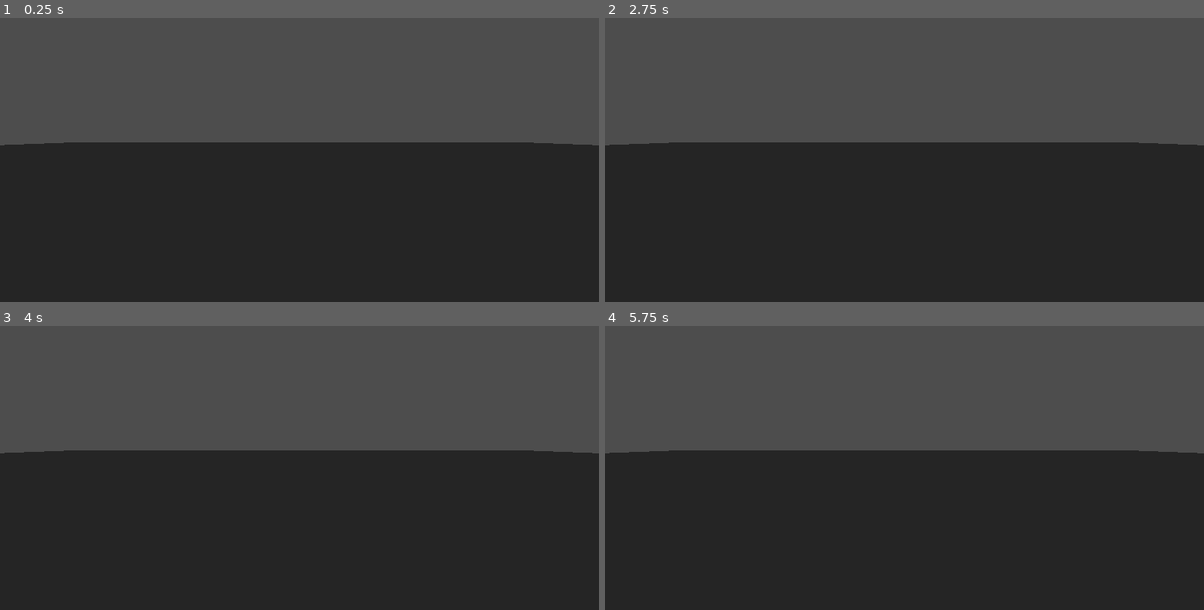
Above: before the commit, frames 1-4 (two rows, left to right).
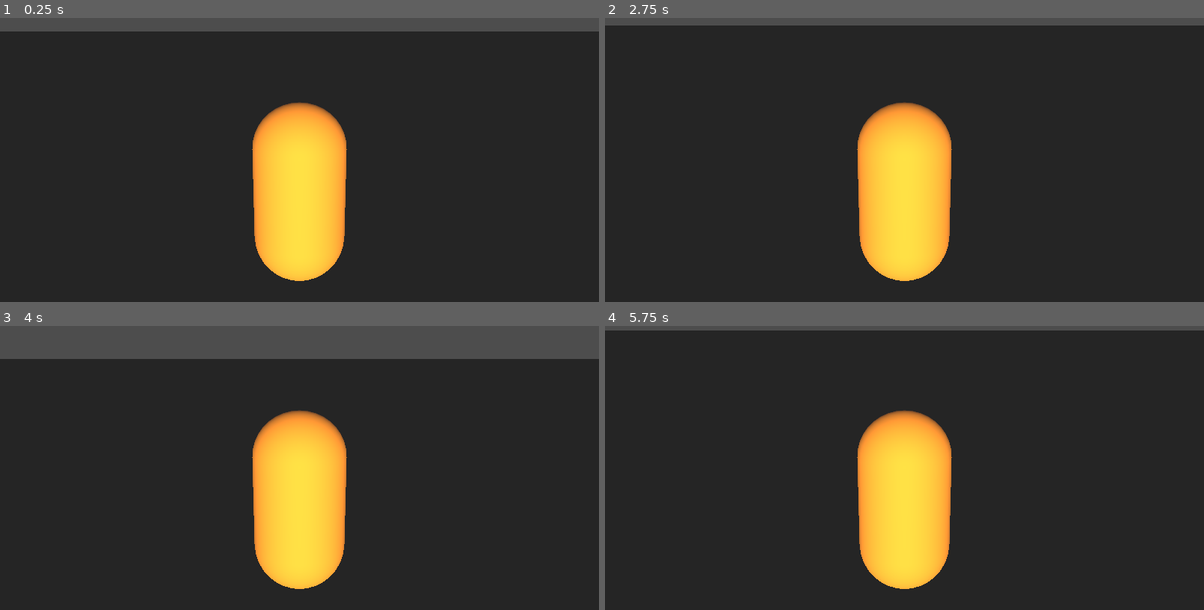
Above: after the commit, the same moments.

Repository: ImNyar/ONLYHEXAGONS
Game: Godot game, scene res://Scenes/game.tscn
Same seed, same stepped clock (60 frames per second), same inputs: the game is played once before the commit and once after it. Before the commit the project starts from res://game.tscn.
Inputs:
- Up to frame 1 (0.25 s): no input
- Up to frame 2 (2.75 s): tap Enter (ui_accept) at 0.5, 0.77, 1.25, 1.52, 2 s; hold Right (ui_right) 0.53-1.28 s; hold Down (ui_down) 1.28-2.03 s; hold Right (ui_right) from 2.03 s (still down)
- Up to frame 3 (4 s): release Right (ui_right) at 2.78 s; hold Up (ui_up) 2.78-3.53 s; tap Enter (ui_accept) at 3.02, 3.77 s; hold Left (ui_left) from 3.53 s (still down)
- Up to frame 4 (5.75 s): tap Enter (ui_accept) at 4.25, 4.52 s; release Left (ui_left) at 5.03 s; hold Down (ui_down) from 5.03 s (still down)

The runs differ from the first frame. In frame 1, 46% of the frame differs, in the area x 0-100%, y 4-93%; in frame 2, 48%; in frame 3, 39%; in frame 4, 49%, in the area x 0-100%, y 1-93%.

Commit message:
Playing around with draging an ddropping, some files got corrupted, will expand on player and lighting

Diff:
--- a/CSGCylinder3D.gd
+++ /dev/null
@@ -1,11 +0,0 @@
-extends CSGCylinder3D
-
-
-# Called when the node enters the scene tree for the first time.
-func _ready():
-	pass # Replace with function body.
-
-
-# Called every frame. 'delta' is the elapsed time since the previous frame.
-func _process(delta):
-	pass
--- a/Player.tscn
+++ /dev/null
@@ -1,3 +0,0 @@
-[gd_scene format=3 uid="uid://d4k5qnj2gaa6k"]
-
-[node name="Node2D" type="Node2D"]
--- /dev/null
+++ b/Scenes/Player.tscn
@@ -0,0 +1,28 @@
+[gd_scene load_steps=6 format=3 uid="uid://dp5sx6fjvj02m"]
+
+[ext_resource type="Script" path="res://Scripts/CharacterBody3D.gd" id="1_jaomw"]
+
+[sub_resource type="CapsuleShape3D" id="CapsuleShape3D_yiv7x"]
+
+[sub_resource type="CapsuleMesh" id="CapsuleMesh_43uo6"]
+
+[sub_resource type="Environment" id="Environment_qfgng"]
+
+[sub_resource type="CameraAttributesPhysical" id="CameraAttributesPhysical_vprtl"]
+
+[node name="Player" type="Node3D"]
+
+[node name="CharacterBody3D" type="CharacterBody3D" parent="."]
+transform = Transform3D(1.5, 0, 0, 0, 1.5, 0, 0, 0, 1.5, -2.39372, 3.15469, -3.41729)
+script = ExtResource("1_jaomw")
+
+[node name="CollisionShape3D" type="CollisionShape3D" parent="CharacterBody3D"]
+shape = SubResource("CapsuleShape3D_yiv7x")
+
+[node name="MeshInstance3D" type="MeshInstance3D" parent="CharacterBody3D/CollisionShape3D"]
+mesh = SubResource("CapsuleMesh_43uo6")
+
+[node name="Camera3D" type="Camera3D" parent="CharacterBody3D"]
+transform = Transform3D(0.666667, 0, 0, 0, 0.643951, 0.172546, 0, -0.172546, 0.643951, 0, 2, 5)
+environment = SubResource("Environment_qfgng")
+attributes = SubResource("CameraAttributesPhysical_vprtl")
--- /dev/null
+++ b/Scenes/game.tscn
@@ -0,0 +1,29 @@
+[gd_scene load_steps=4 format=3 uid="uid://b116fsejid2pt"]
+
+[ext_resource type="PackedScene" uid="uid://dp5sx6fjvj02m" path="res://Scenes/Player.tscn" id="1_41vm8"]
+
+[sub_resource type="Environment" id="Environment_14ig2"]
+
+[sub_resource type="CameraAttributesPhysical" id="CameraAttributesPhysical_yn88e"]
+
+[node name="Game" type="Node3D"]
+
+[node name="CSGBox3D" type="CSGBox3D" parent="."]
+use_collision = true
+size = Vector3(200, 0.01, 200)
+
+[node name="Player2" parent="." instance=ExtResource("1_41vm8")]
+
+[node name="DirectionalLight3D" type="DirectionalLight3D" parent="."]
+transform = Transform3D(1, 0, 0, 0, 1, 0, 0, 0, 1, 0.233826, 86.7442, -0.123787)
+light_color = Color(0.900151, 0.522819, 0.118978, 1)
+light_energy = 10.0
+
+[node name="CSGBox3D2" type="CSGBox3D" parent="."]
+transform = Transform3D(1, 0, 0, 0, 1, 0, 0, 0, 1, 67.333, 0.01, 11.459)
+use_collision = true
+size = Vector3(135.665, 0.5, 23.917)
+
+[node name="WorldEnvironment" type="WorldEnvironment" parent="."]
+environment = SubResource("Environment_14ig2")
+camera_attributes = SubResource("CameraAttributesPhysical_yn88e")
--- a/CharacterBody3D.gd
+++ b/Scripts/CharacterBody3D.gd
@@ -2,7 +2,7 @@
 
 
 const SPEED = 20.0
-const JUMP_VELOCITY = 20
+const JUMP_VELOCITY = 10
 
 # Get the gravity from the project settings to be synced with RigidBody nodes.
 var gravity = ProjectSettings.get_setting("physics/3d/default_gravity")
--- a/game.tscn
+++ /dev/null
@@ -1,43 +0,0 @@
-[gd_scene load_steps=8 format=3 uid="uid://dx53dkbm8x1sy"]
-
-[ext_resource type="Script" path="res://CharacterBody3D.gd" id="1_8143r"]
-
-[sub_resource type="CapsuleShape3D" id="CapsuleShape3D_rvqdx"]
-
-[sub_resource type="CapsuleMesh" id="CapsuleMesh_dusu1"]
-
-[sub_resource type="Environment" id="Environment_x100h"]
-
-[sub_resource type="CameraAttributesPhysical" id="CameraAttributesPhysical_n4n1x"]
-
-[sub_resource type="Environment" id="Environment_qjq68"]
-
-[sub_resource type="CameraAttributesPhysical" id="CameraAttributesPhysical_xti2a"]
-
-[node name="Node3D" type="Node3D"]
-transform = Transform3D(1, 0, 0, 0, 1, 0, 0, 0, 1, 1.51764, 1.20337, -0.0863562)
-
-[node name="CharacterBody3D" type="CharacterBody3D" parent="."]
-transform = Transform3D(1.5, 0, 0, 0, 1.5, 0, 0, 0, 1.5, 0, 5, 0)
-script = ExtResource("1_8143r")
-
-[node name="CollisionShape3D" type="CollisionShape3D" parent="CharacterBody3D"]
-transform = Transform3D(1, 0, 0, 0, 1, 0, 0, 0, 1, 0, 5, 0)
-shape = SubResource("CapsuleShape3D_rvqdx")
-
-[node name="MeshInstance3D" type="MeshInstance3D" parent="CharacterBody3D/CollisionShape3D"]
-mesh = SubResource("CapsuleMesh_dusu1")
-
-[node name="Floor" type="CSGBox3D" parent="."]
-transform = Transform3D(1, 2.98023e-08, 0, -2.98023e-08, 1, 0, 0, 0, 1, -0.12928, -0.48248, 0)
-use_collision = true
-size = Vector3(77.4764, 0.001, 142.772)
-
-[node name="WorldEnvironment" type="WorldEnvironment" parent="."]
-environment = SubResource("Environment_x100h")
-camera_attributes = SubResource("CameraAttributesPhysical_n4n1x")
-
-[node name="Camera3D" type="Camera3D" parent="."]
-transform = Transform3D(1, 0, 0, 0, 1, 0, 0, 0, 1, 0, 1, 10)
-environment = SubResource("Environment_qjq68")
-attributes = SubResource("CameraAttributesPhysical_xti2a")
--- a/project.godot
+++ b/project.godot
@@ -11,6 +11,6 @@
 [application]
 
 config/name="C Ode"
-run/main_scene="res://game.tscn"
+run/main_scene="res://Scenes/game.tscn"
 config/features=PackedStringArray("4.2", "Forward Plus")
 config/icon="res://icon.svg"
